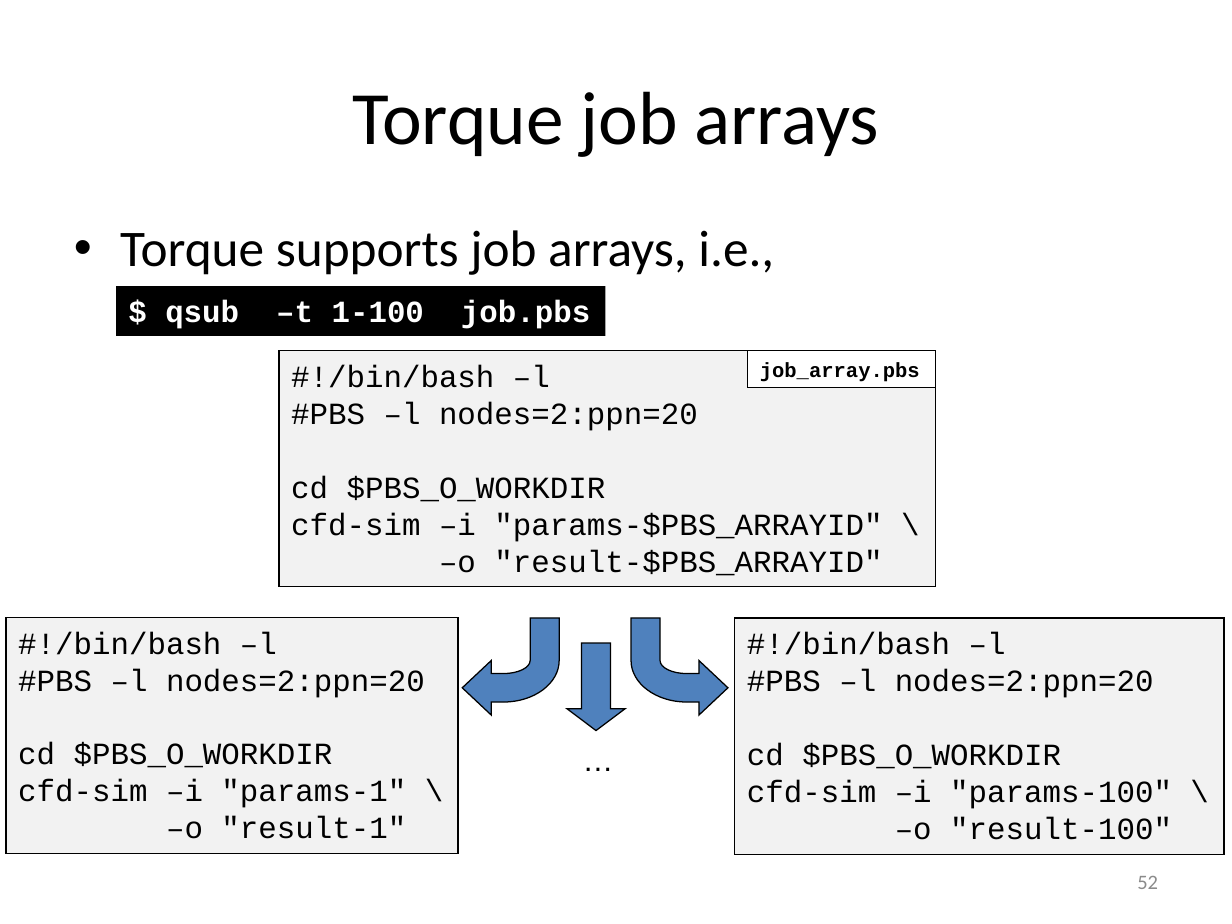
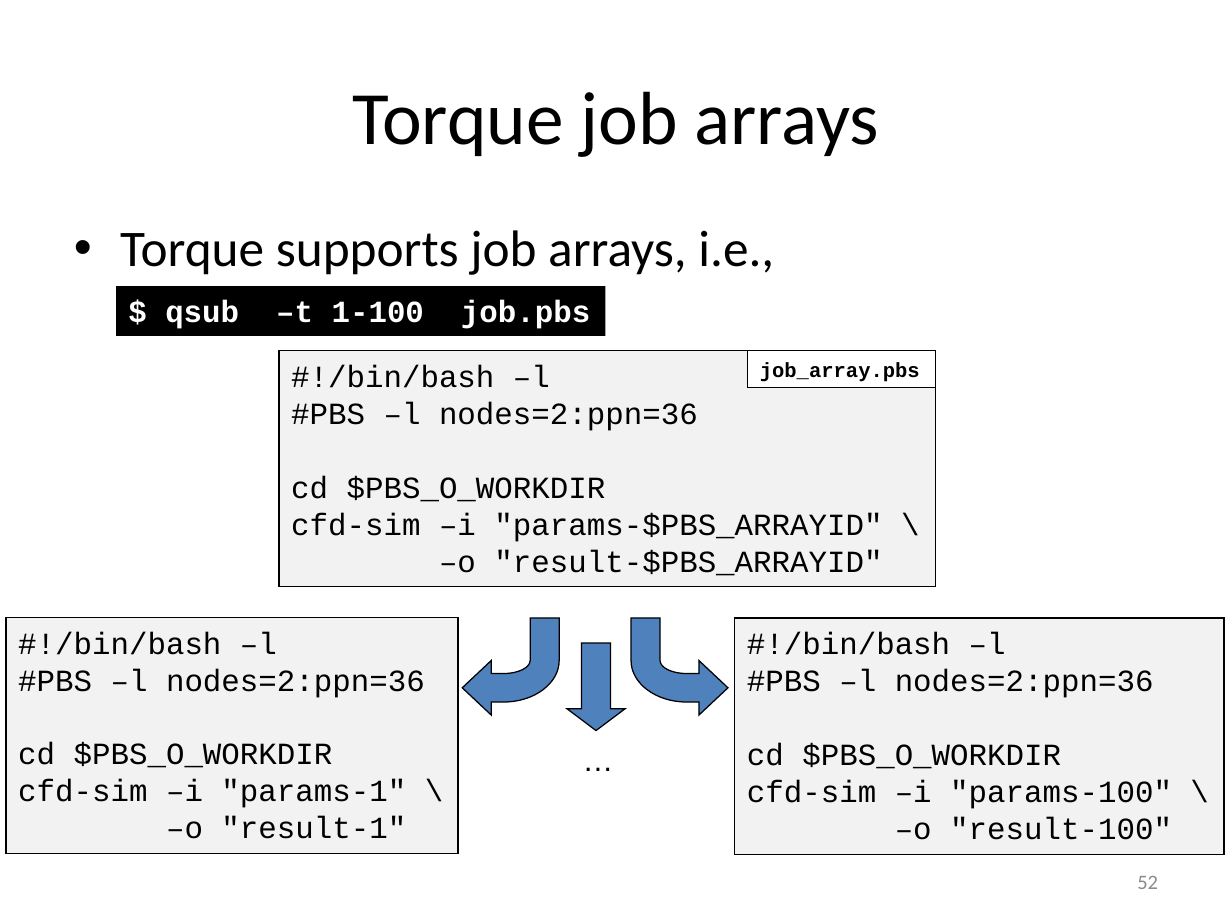
Before and after one commit to gjbex/worker-and-atools, a slide deck: slide 52 of worker_atools.pptx. Drawn at 1232x924 pixels with LibreOffice and Linux fonts; fonts in the diff are those of the drawing. Boxes give left, top, right and bottom in pixels: in the first picture for what was removed or moved away, otherwise in the second. Text is boxed around its words. In the diff, an @@ line names an element or a change of style, - is before the commit and + after.

```diff
--- a/worker_atools.pptx
+++ b/worker_atools.pptx
@@ text in rectangle at box(291, 402, 698, 431): text changed @@
-#PBS –l nodes=2:ppn=20
+#PBS –l nodes=2:ppn=36
@@ text in rectangle at box(18, 668, 425, 698): text changed @@
-#PBS –l nodes=2:ppn=20
+#PBS –l nodes=2:ppn=36
@@ text in rectangle at box(747, 669, 1154, 698): text changed @@
-#PBS –l nodes=2:ppn=20
+#PBS –l nodes=2:ppn=36
```
Also in this commit, not shown: 9 other slides changed.
